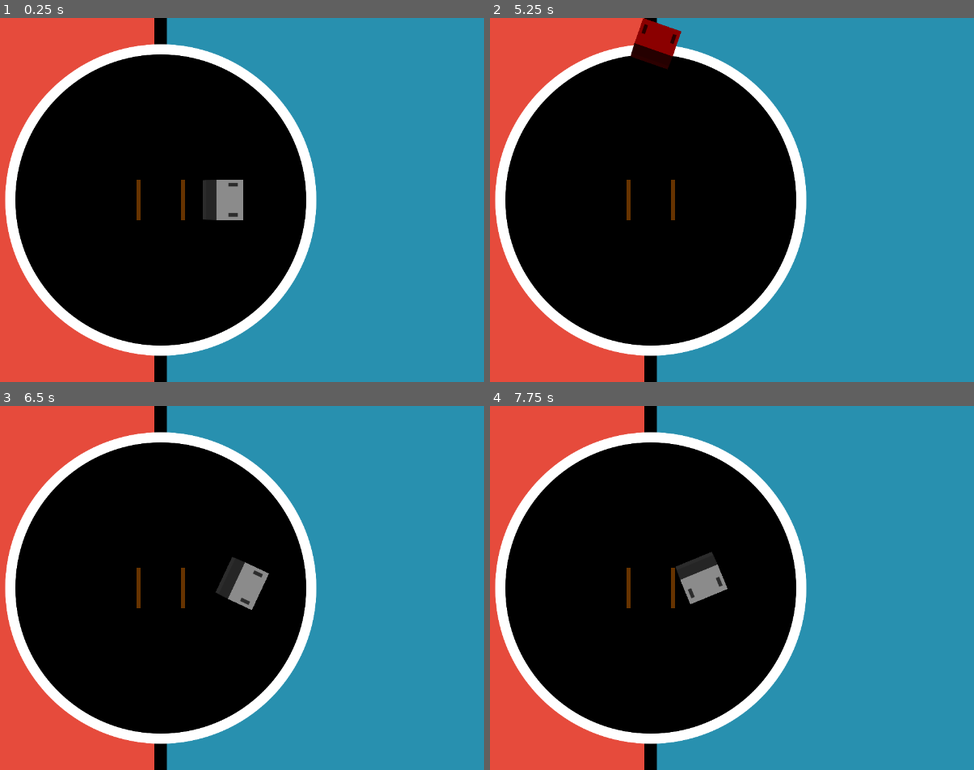
Above: before the commit, frames 1-4 (two rows, left to right).
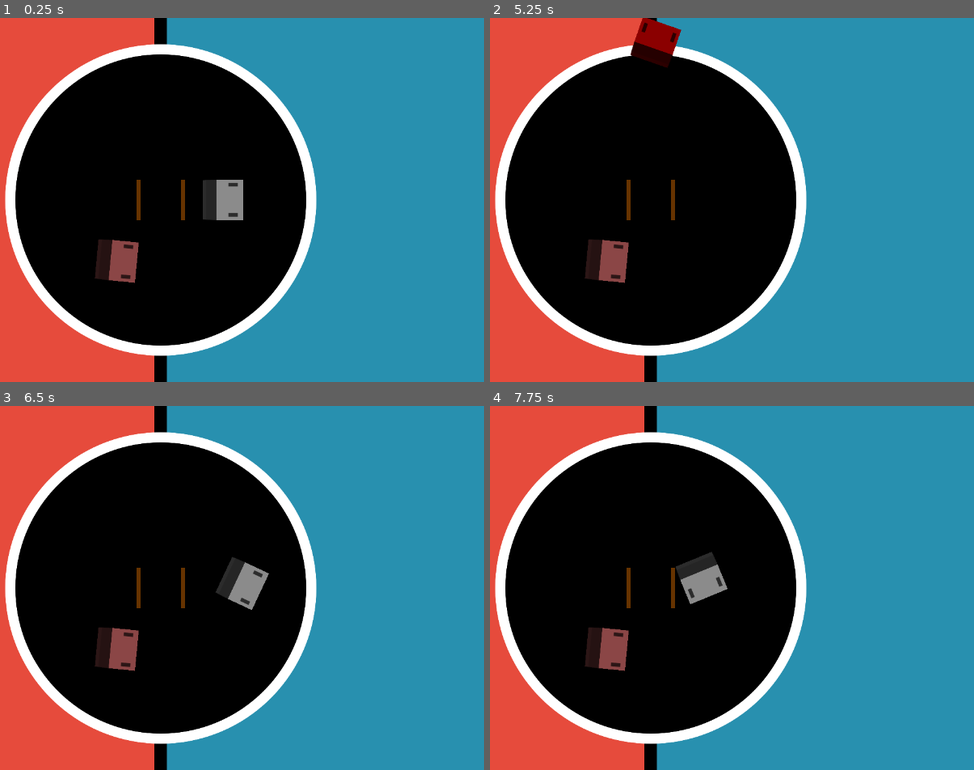
Above: after the commit, the same moments.

Repository: Eduardo-Barreto/Simple-Sumo-Drive-Sim
Game: Godot game, scene res://scenes/main.tscn
Two runs of this game, one before a commit and one after it. Both use one fixed random seed, a clock stepped at 60 frames per second and the inputs below.
Inputs:
- Up to frame 1 (0.25 s): no input
- Up to frame 2 (5.25 s): tap Enter at 0.5 s; hold Right (turn_right) 0.53-1.28 s; hold Down (move_backward) 1.28-2.03 s; tap Space (reset) at 2, 3.5 s; hold Right (turn_right) 2.03-2.78 s; hold Up (move_forward) 2.78-3.53 s; hold Left (turn_left) 3.53-5.03 s; hold Down (move_backward) from 5.03 s (still down)
- Up to frame 3 (6.5 s): tap Space (reset) at 5.75 s; release Down (move_backward) at 5.78 s; hold Right (turn_right) from 5.78 s (still down)
- Up to frame 4 (7.75 s): release Right (turn_right) at 6.53 s; hold Up (move_forward) 6.53-7.28 s; tap Space (reset) at 7.25 s; hold Right (turn_right) from 7.28 s (still down)

The runs differ from the first frame. In frame 1, 0.9% of the frame differs, in the area x 19-29%, y 60-73%; in frame 2, 1.1%, in the area x 19-40%, y 0-73%; in frame 3, 0.9%; in frame 4, 0.9%.

Commit message:
feat: add enemy robots with random spawn and wheel-based detection

Diff:
--- /dev/null
+++ b/src/scenes/Enemy.tscn
@@ -0,0 +1,48 @@
+[gd_scene load_steps=5 format=3 uid="uid://bq8v7x3y4k2m1"]
+
+[ext_resource type="Texture2D" uid="uid://co88mu7fk60h0" path="res://assets/sumo.png" id="1_enemy"]
+
+[sub_resource type="RectangleShape2D" id="RectangleShape2D_enemy"]
+size = Vector2(200, 200)
+
+[sub_resource type="RectangleShape2D" id="RectangleShape2D_left_wheel_enemy"]
+size = Vector2(19, 8)
+
+[sub_resource type="RectangleShape2D" id="RectangleShape2D_right_wheel_enemy"]
+size = Vector2(18.250002, 7.12498)
+
+[node name="Enemy" type="RigidBody2D"]
+collision_layer = 2
+collision_mask = 3
+gravity_scale = 0.0
+linear_damp = 10.0
+angular_damp = 10.0
+
+[node name="EnemyAsset" type="Sprite2D" parent="."]
+modulate = Color(1, 0.5, 0.5, 1)
+position = Vector2(20, 1)
+rotation = 1.5708
+scale = Vector2(0.4, 0.4)
+texture = ExtResource("1_enemy")
+offset = Vector2(0, -53.3333)
+
+[node name="EnemyCollision" type="CollisionShape2D" parent="."]
+position = Vector2(40, 0)
+scale = Vector2(0.4, 0.4)
+shape = SubResource("RectangleShape2D_enemy")
+
+[node name="LeftWheelDetector" type="Area2D" parent="."]
+collision_layer = 2
+collision_mask = 4
+
+[node name="CollisionShape2D" type="CollisionShape2D" parent="LeftWheelDetector"]
+position = Vector2(20.5, -29)
+shape = SubResource("RectangleShape2D_left_wheel_enemy")
+
+[node name="RightWheelDetector" type="Area2D" parent="."]
+collision_layer = 2
+collision_mask = 4
+
+[node name="CollisionShape2D" type="CollisionShape2D" parent="RightWheelDetector"]
+position = Vector2(21.125, 30.56249)
+shape = SubResource("RectangleShape2D_right_wheel_enemy")
--- a/src/scenes/Robot.tscn
+++ b/src/scenes/Robot.tscn
@@ -14,6 +14,8 @@
 size = Vector2(45.000008, 17.49992)
 
 [node name="Sumo" type="CharacterBody2D"]
+collision_layer = 1
+collision_mask = 3
 scale = Vector2(0.4, 0.4)
 script = ExtResource("1_03js5")
 
@@ -32,6 +34,8 @@
 script = ExtResource("1_fqlmm")
 
 [node name="LeftWheelDetector" type="Area2D" parent="."]
+collision_layer = 1
+collision_mask = 4
 
 [node name="CollisionShape2D" type="CollisionShape2D" parent="LeftWheelDetector"]
 position = Vector2(2.4999964, -73.74997)
@@ -39,6 +43,8 @@
 shape = SubResource("RectangleShape2D_tctbf")
 
 [node name="RightWheelDetector" type="Area2D" parent="."]
+collision_layer = 1
+collision_mask = 4
 
 [node name="CollisionShape2D" type="CollisionShape2D" parent="RightWheelDetector"]
 position = Vector2(2.4999962, 76.24994)
--- a/src/scenes/main.tscn
+++ b/src/scenes/main.tscn
@@ -1,8 +1,10 @@
-[gd_scene load_steps=5 format=3 uid="uid://bd037oyww2qj3"]
+[gd_scene load_steps=7 format=3 uid="uid://bd037oyww2qj3"]
 
 [ext_resource type="Texture2D" uid="uid://hbgs5ofjd5tq" path="res://assets/jonai.png" id="1_f7ix6"]
 [ext_resource type="Texture2D" uid="uid://co3f1nm3ojqo6" path="res://assets/dohyo.png" id="2_iyht1"]
 [ext_resource type="PackedScene" uid="uid://j3xfx5o3yv6x" path="res://scenes/Robot.tscn" id="3_h8cmm"]
+[ext_resource type="Script" uid="uid://lnf3rk321o3k" path="res://scripts/EnemySpawner.gd" id="4_spawner"]
+[ext_resource type="PackedScene" uid="uid://bq8v7x3y4k2m1" path="res://scenes/Enemy.tscn" id="5_enemy"]
 
 [sub_resource type="CircleShape2D" id="CircleShape2D_41r41"]
 radius = 770.0
@@ -14,6 +16,8 @@
 texture = ExtResource("1_f7ix6")
 
 [node name="Dohyo" type="Area2D" parent="."]
+collision_layer = 4
+collision_mask = 3
 position = Vector2(640, 360)
 scale = Vector2(0.4, 0.4)
 
@@ -29,7 +33,14 @@
 motion_mode = 1
 
 [node name="Border" type="StaticBody2D" parent="."]
+collision_layer = 8
+collision_mask = 0
 
 [node name="BorderCollision" type="CollisionPolygon2D" parent="Border"]
 build_mode = 1
 polygon = PackedVector2Array(1280, 720, 1280, 0, 0, 0, 0, 720)
+
+[node name="EnemySpawner" type="Node2D" parent="."]
+script = ExtResource("4_spawner")
+enemy_scene = ExtResource("5_enemy")
+spawn_position = Vector2(500, 360)
--- /dev/null
+++ b/src/scripts/EnemySpawner.gd
@@ -0,0 +1,41 @@
+extends Node2D
+
+@export var enemy_scene: PackedScene
+@export var dohyo_center: Vector2 = Vector2(640, 360)
+@export var dohyo_radius: float = 250.0
+
+var current_enemy: RigidBody2D = null
+var dohyo: Area2D = null
+
+func _ready() -> void:
+	dohyo = get_parent().find_child("Dohyo", false, false)
+	spawn_enemy()
+
+func get_random_position_in_circle() -> Vector2:
+	var angle = randf_range(0, TAU)
+	var radius = randf_range(0, dohyo_radius)
+	return dohyo_center + Vector2(cos(angle), sin(angle)) * radius
+
+func spawn_enemy() -> void:
+	if enemy_scene == null:
+		return
+
+	current_enemy = enemy_scene.instantiate()
+	add_child(current_enemy)
+	current_enemy.position = get_random_position_in_circle()
+	current_enemy.rotation = randf_range(0, TAU)
+
+	var left_detector = current_enemy.get_node("LeftWheelDetector")
+	var right_detector = current_enemy.get_node("RightWheelDetector")
+
+	if left_detector:
+		left_detector.area_exited.connect(_on_wheel_exited)
+	if right_detector:
+		right_detector.area_exited.connect(_on_wheel_exited)
+
+func _on_wheel_exited(area: Area2D) -> void:
+	if area == dohyo and current_enemy != null:
+		current_enemy.queue_free()
+		current_enemy = null
+		await get_tree().create_timer(0.5).timeout
+		spawn_enemy()
--- a/src/scripts/Robot/RobotController.gd
+++ b/src/scripts/Robot/RobotController.gd
@@ -99,6 +99,14 @@
 	move_and_slide()
 	rotation += angular_speed * delta
 
+	for i in get_slide_collision_count():
+		var collision = get_slide_collision(i)
+		var collider = collision.get_collider()
+		if collider is RigidBody2D:
+			var push_force = 50000.0
+			var push_direction = collision.get_normal() * -1
+			collider.apply_central_force(push_direction * push_force * _scale)
+
 func _update_visual_state() -> void:
 	if not left_wheel_in_arena and not right_wheel_in_arena:
 		modulate = Color.RED
